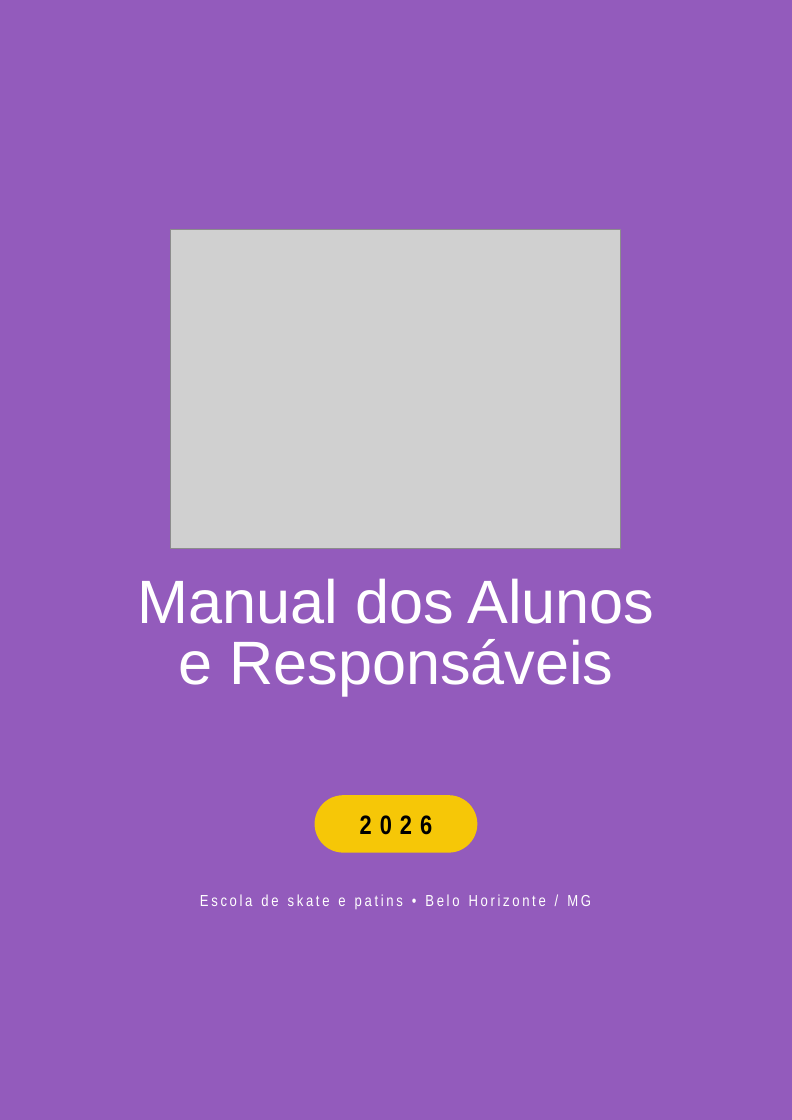
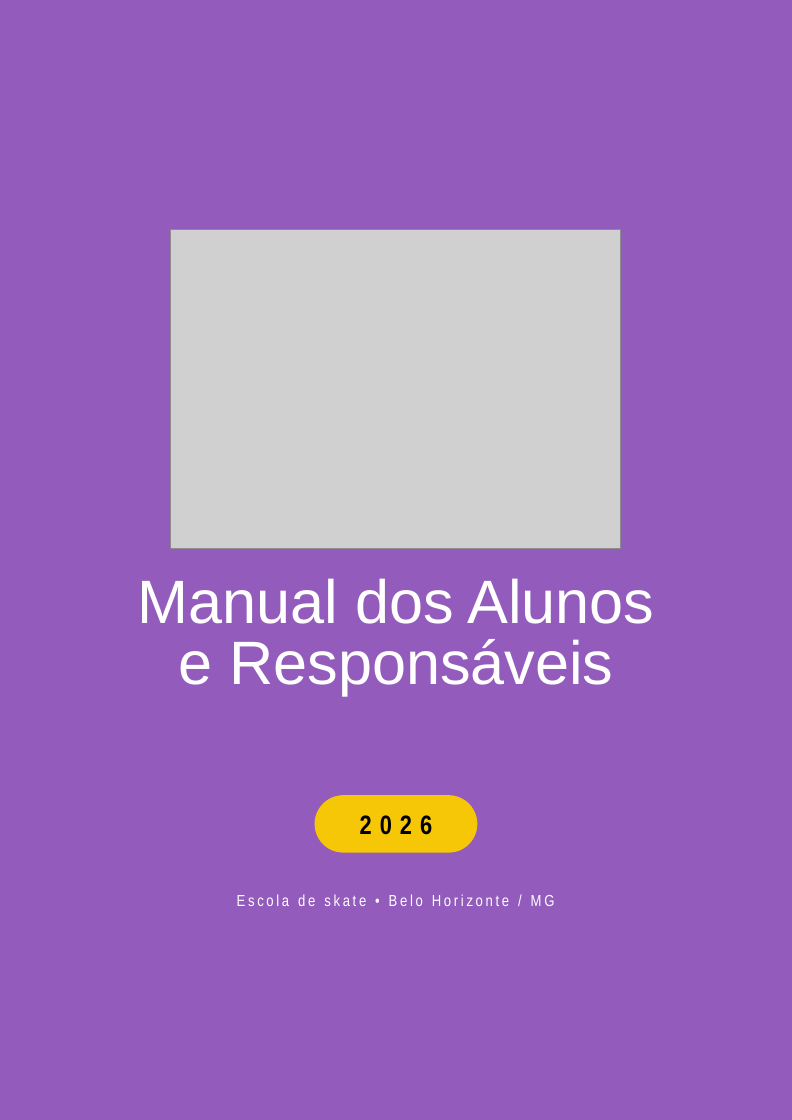
Before and after one commit to alessandra-loop/alessandra-loop.github.io, a slide deck: slide 1 of manual-dos-alunos-e-responsaveis/Manual-Loop-2026.pptx. Drawn at 792x1120 pixels with LibreOffice and Linux fonts; fonts in the diff are those of the drawing; grey boxes stand for pictures. Boxes give left, top, right and bottom in pixels: in the first picture for what was removed or moved away, otherwise in the second. Text is boxed around its words. In the diff, an @@ line names an element or a change of style, - is before the commit and + after.

```diff
--- a/manual-dos-alunos-e-responsaveis/Manual-Loop-2026.pptx
+++ b/manual-dos-alunos-e-responsaveis/Manual-Loop-2026.pptx
@@ text at [237,894,555,906]: text changed @@
-Escola de skate e patins • Belo Horizonte / MG
+Escola de skate • Belo Horizonte / MG
```
Also in this commit, not shown: 3 other slides changed, 3 other files.
